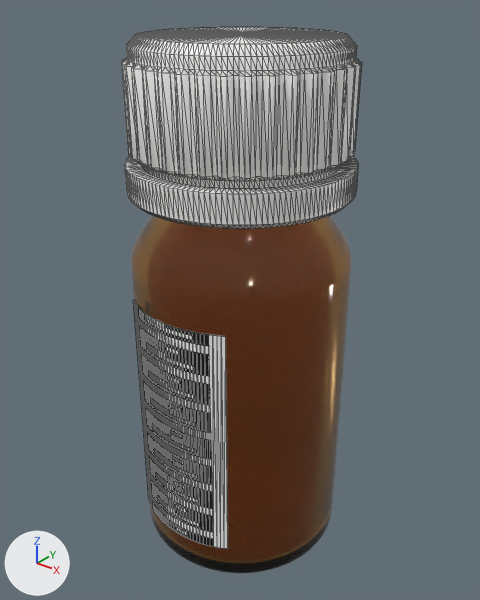
The glTF model assets/amber-bottles/labelled/SMP-0081_2006999993802.glb as it was, and as the next commit left it.
Before and after are seen from a 50 mm lens placed at (0.0389, -0.0488, 0.0584), pointed at (-0.0004, 0.0003, 0.0279). Every picture has the same lights, and +X, +Y and +Z are marked at lower left. The picture after the commit comes second. Mesh edges are drawn as thin lines on the coarser meshes. Where no turn or scale is listed for an object, it has been applied to the vertices. Vertices at exactly the same position are counted once.

The first picture shows 'Bottle_010ml', 'Cap_010ml_PP18', 'Label_SMP-0081'.
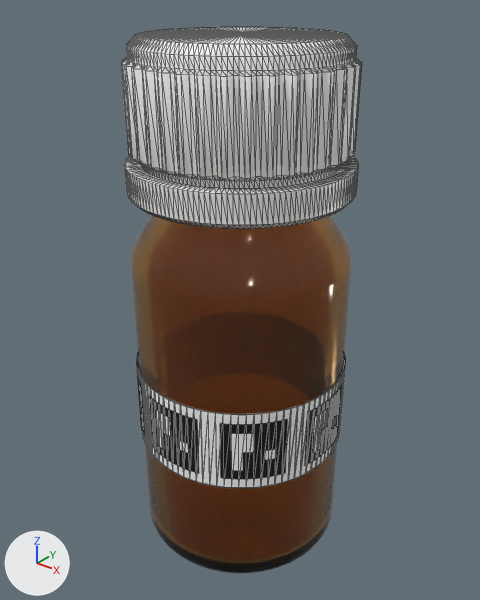
Location of each change, [x1, y1, x2, y2] in pixels of the pictures (480 x 600 px):
'Label_SMP-0081', reshaped
    before: [133, 300, 228, 549]
    after: [137, 353, 346, 488]
part 1 of me_label_smp_0081, added
    after: [137, 353, 346, 488]
part 2 of me_label_smp_0081, deleted
    before: [133, 300, 228, 549]

The change, as a list of edits to the scene's bpy script:
```text
Change me_label_smp_0081:
    used by ob_label_smp_0081; location = (0.0, 0.0, 0.0)
    remove me_label_smp_0081.from_pydata(...)  # 132 vertices, 128 faces; spans x -0.0059..0.0059, y -0.0112..-0.0095, z 0.0047..0.03
    add me_label_smp_0081.from_pydata(...)  # 388 vertices, 384 faces; spans x -0.0112..0.0112, y -0.0112..0.0112, z 0.0129..0.0217
    me_label_smp_0081 part 1: 388 vertices added at x -0.0112..0.0112, y -0.0112..0.0112, z 0.0129..0.0217
    me_label_smp_0081 part 2: 132 vertices removed from x -0.0059..0.0059, y -0.0112..-0.0095, z 0.0047..0.03
```
